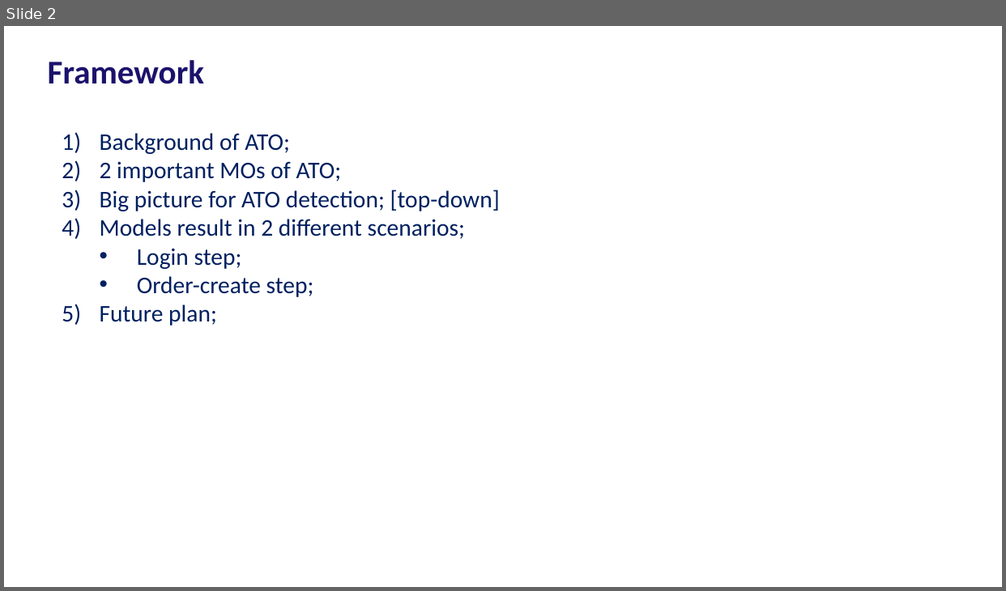
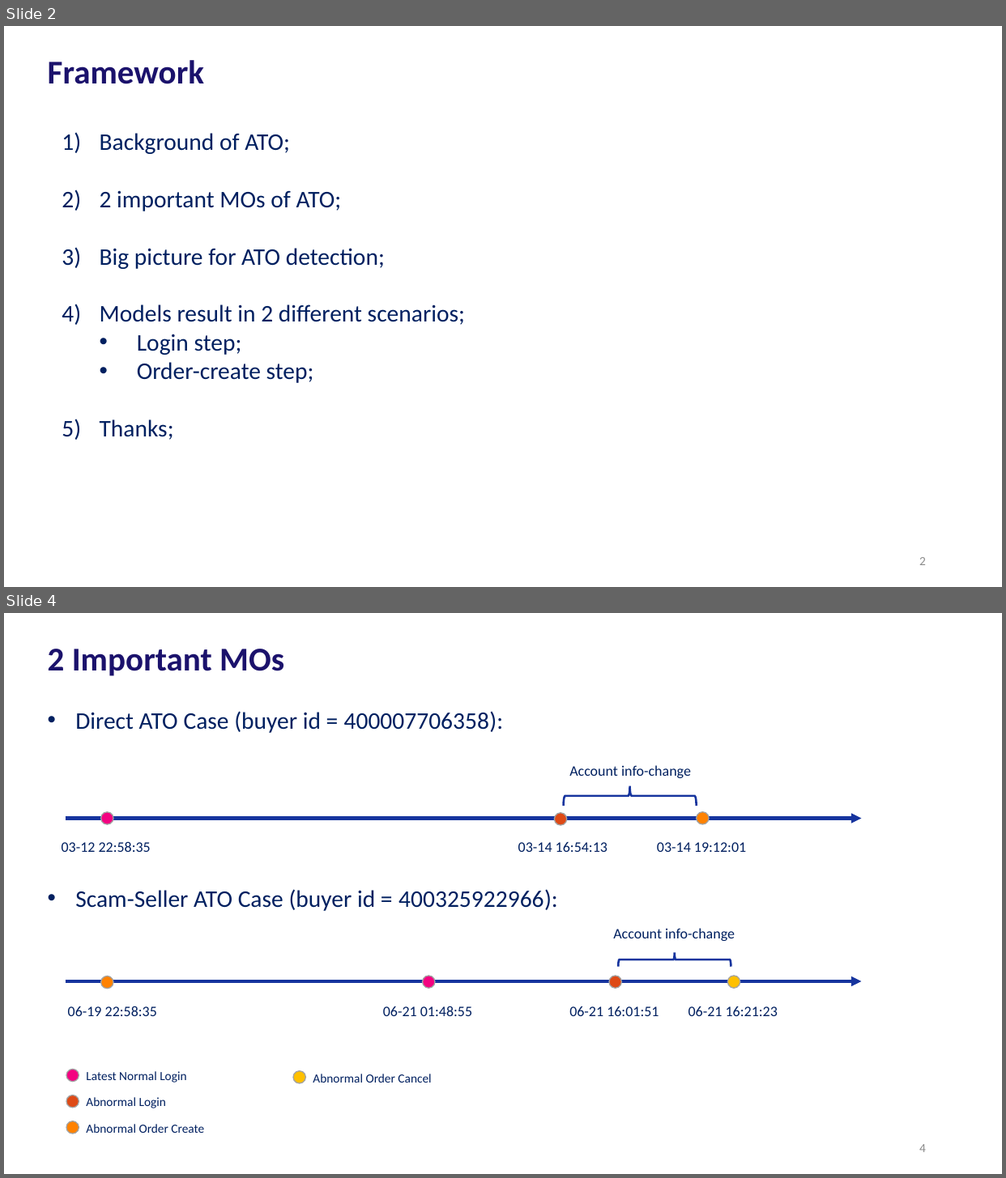
Before and after one commit to JoeWang-0519/JoeWang-0519, a slide deck: Account Takeover/slide/presentation.pptx. Shown one above the other, each under a label of ours: slide 2 before the commit, slides 2 and 4 after it; the slides between them are not shown. The pictures are 1006x591 and 1006x1178 pixels, drawn with LibreOffice and Linux fonts; fonts in the diff are those of the drawing. Boxes give left, top, right and bottom in pixels: in the first picture for what was removed or moved away, otherwise in the second. Text is boxed around its words. In the diff, an @@ line names an element or a change of style, - is before the commit and + after.

```diff
--- a/Account Takeover/slide/presentation.pptx
+++ b/Account Takeover/slide/presentation.pptx
@@ slide 4 added at (4,613,1002,1174), background #FFFFFF @@
@@ title added at (48,649,284,676), 32 pt, text #1B126C, bold @@
+2 Important MOs
@@ text added at (75,711,504,733), 23 pt, text #002060 @@
+• Direct ATO Case (buyer id = 400007706358):
@@ text added at (569,765,691,778), 14 pt, text #002060 @@
+Account info-change
@@ right brace added at (564,786,697,807), outline #16349E 2 pt @@
@@ arrow added from (66, 818) to (861, 818), #16349E 3.25 pt @@
@@ ellipse added at (100,812,113,825), fill #F30381, outline #A3A3A3 1 pt @@
@@ ellipse added at (554,813,567,825), fill #DE4A16, outline #A3A3A3 1 pt @@
@@ ellipse added at (697,812,710,825), fill #FF8202, outline #A3A3A3 1 pt @@
@@ text added at (62,841,151,852), 14 pt, text #002060 @@
+03-12 22:58:35
@@ text added at (518,842,607,852), 14 pt, text #002060 @@
+03-14 16:54:13
@@ text added at (657,842,746,852), 14 pt, text #002060 @@
+03-14 19:12:01
@@ text added at (75,889,558,911), 23 pt, text #002060 @@
+• Scam-Seller ATO Case (buyer id = 400325922966):
@@ text added at (613,928,735,941), 14 pt, text #002060 @@
+Account info-change
@@ ellipse added at (100,976,113,989), fill #FF8202, outline #A3A3A3 1 pt @@
@@ ellipse added at (423,976,435,989), fill #F30381, outline #A3A3A3 1 pt @@
@@ ellipse added at (609,976,621,989), fill #DE4A16, outline #A3A3A3 1 pt @@
@@ right brace added at (619,953,731,967), outline #16349E 2 pt @@
@@ ellipse added at (728,976,740,989), fill #FFC000, outline #A3A3A3 1 pt @@
@@ arrow added from (66, 982) to (861, 982), #16349E 3.25 pt @@
@@ text added at (68,1006,157,1016), 14 pt, text #002060 @@
+06-19 22:58:35
@@ text added at (383,1006,472,1016), 14 pt, text #002060 @@
+06-21 01:48:55
@@ text added at (569,1007,658,1016), 14 pt, text #002060 @@
+06-21 16:01:51
@@ text added at (688,1007,778,1016), 14 pt, text #002060 @@
+06-21 16:21:23
@@ ellipse added at (66,1070,79,1082), fill #F30381, outline #A3A3A3 1 pt @@
@@ text added at (86,1071,186,1083), 12 pt, text #002060 @@
+Latest Normal Login
@@ ellipse added at (293,1071,305,1084), fill #FFC000, outline #A3A3A3 1 pt @@
@@ text added at (313,1074,431,1083), 12 pt, text #002060 @@
+Abnormal Order Cancel
@@ ellipse added at (66,1095,79,1108), fill #DE4A16, outline #A3A3A3 1 pt @@
@@ text added at (86,1097,166,1109), 12 pt, text #002060 @@
+Abnormal Login
@@ ellipse added at (66,1122,79,1134), fill #FF8202, outline #A3A3A3 1 pt @@
@@ text added at (86,1124,204,1133), 12 pt, text #002060 @@
+Abnormal Order Create
@@ page number added at (919,1144,926,1152), 12 pt, text #8C8C8C @@
+4
@@ slide 2 changed as well @@
@@ text at (100,248,385,269): text changed @@
-3) Big picture for ATO detection; [top-down]
+3) Big picture for ATO detection;
@@ text at (100,420,174,440): text changed @@
-5) Future plan;
+5) Thanks;
@@ page number added at (919,557,926,565), 12 pt, text #8C8C8C @@
+2
```
Also in this commit, not shown: 2 other slides changed, 6 other slides added, 1 slide removed, 13 other files.
